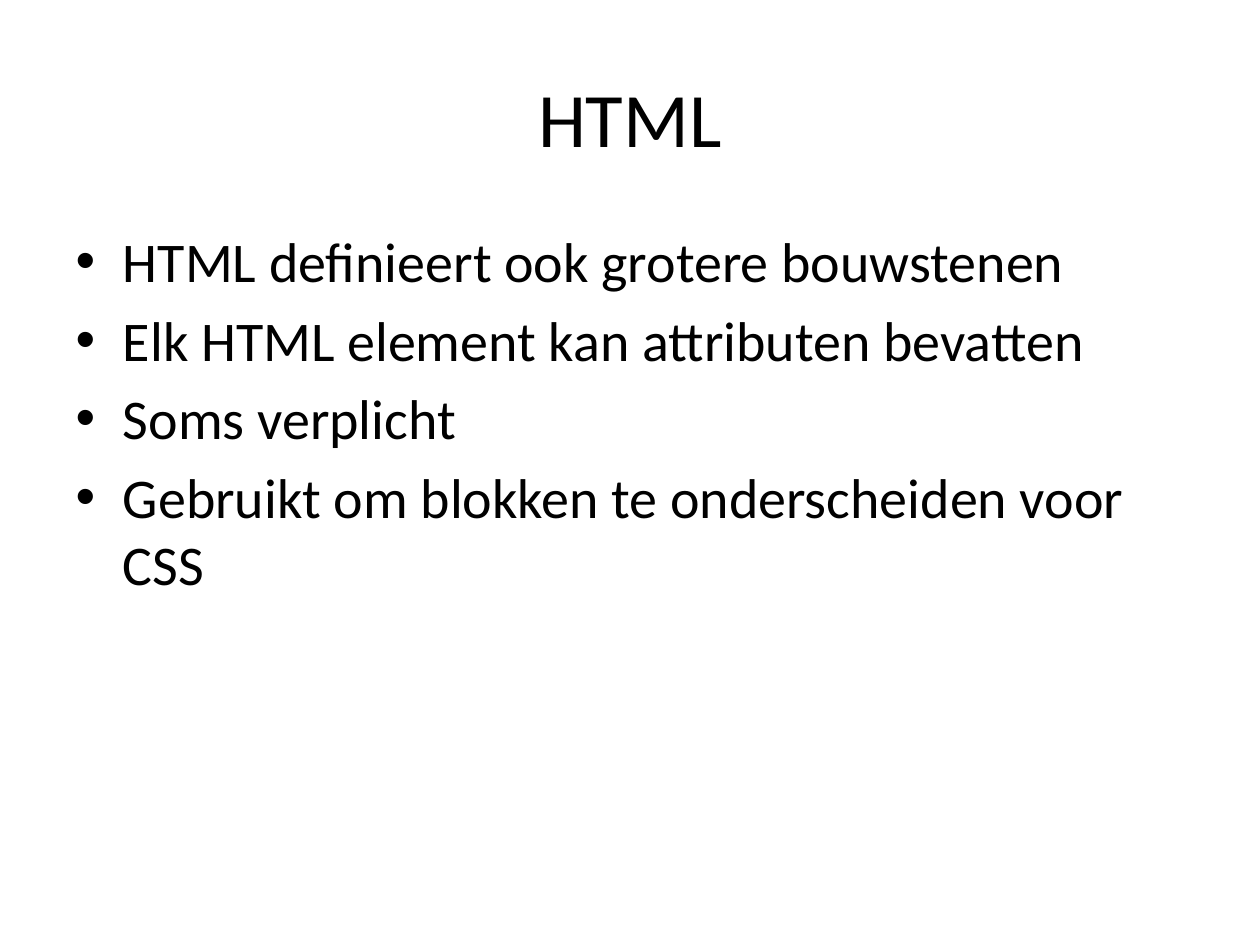
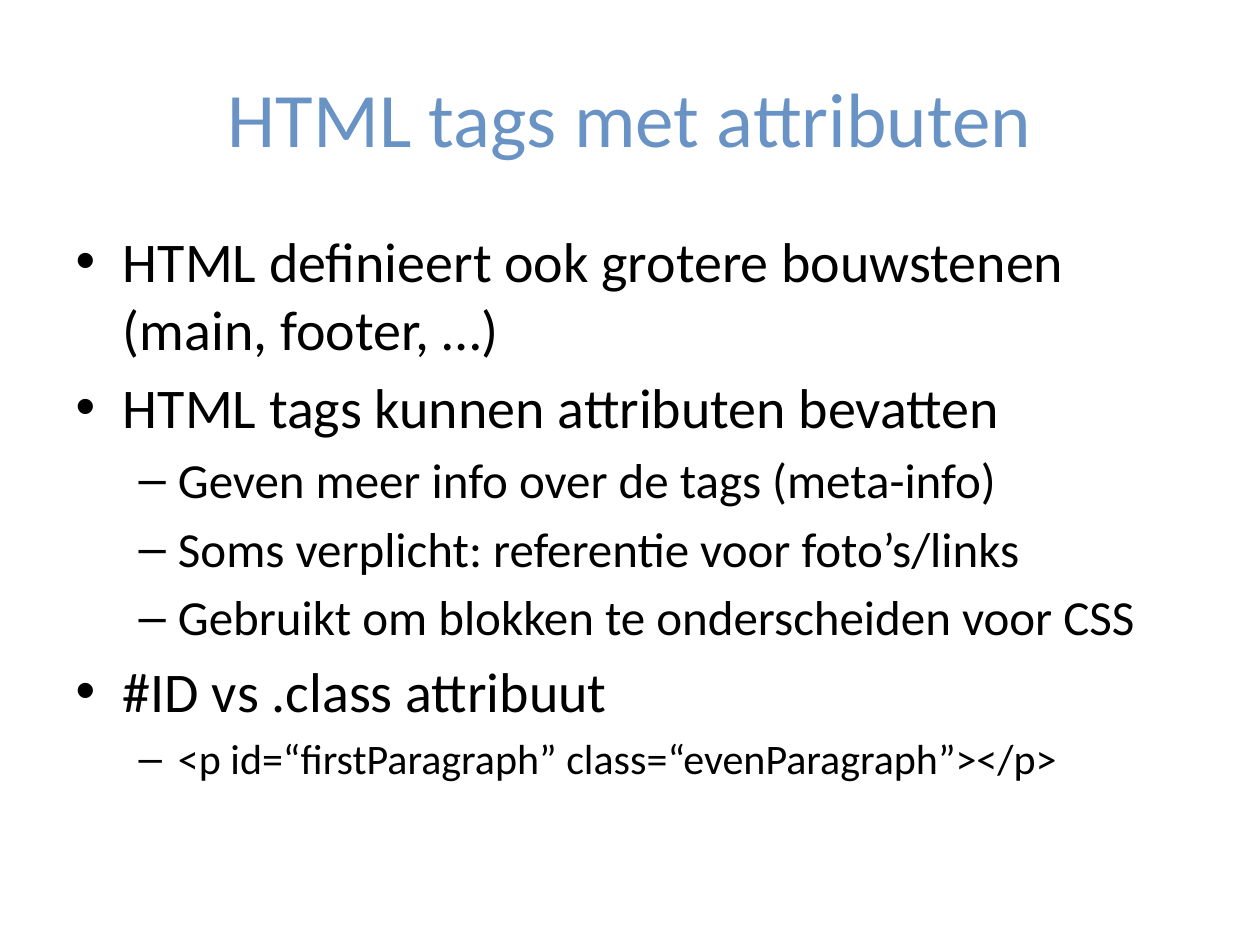
Before and after one commit to Belitili/Workshop-IntroHTML-CSS, a slide deck: slide 7 of Workshop werkdocumenten/Intro HTML en CSS.pptx (slide 6 before the commit). Drawn at 1260x945 pixels with LibreOffice and Linux fonts; fonts in the diff are those of the drawing. Boxes give left, top, right and bottom in pixels: in the first picture for what was removed or moved away, otherwise in the second. Text is boxed around its words. In the diff, an @@ line names an element or a change of style, - is before the commit and + after.

Commit message:
ppt: intro added, added some style, js removed, fixed spelling, minor content changes

```diff
--- a/Workshop werkdocumenten/Intro HTML en CSS.pptx
+++ b/Workshop werkdocumenten/Intro HTML en CSS.pptx
@@ title at box(228, 93, 1031, 160): text changed; text colour #000000 to #6A93C5 @@
-HTML
+HTML tags met attributen
@@ text at box(123, 243, 1063, 575): text changed @@
-• HTML definieert ook grotere bouwstenen
-• Elk HTML element kan attributen bevatten
-• Soms verplicht
+• HTML definieert ook grotere bouwstenen (main, footer, …)
+• HTML tags kunnen attributen bevatten
+  – Geven meer info over de tags (meta-info)
+  – Soms verplicht: referentie voor foto’s/links
@@ text at box(178, 601, 1134, 636): size 32 to 28 pt in "Gebruikt om blokken te onderscheiden voor CSS"; bullet • to –; list level 1 to 2 in "Gebruikt om blokken te onderscheiden ..." @@
@@ text at box(123, 673, 1056, 782): paragraphs added @@
+• #ID vs .class attribuut
+  – <p id=“firstParagraph” class=“evenParagraph”></p>
```
Also in this commit, not shown: 21 other slides changed, 1 slide added, 2 slides removed, 2 other files.
